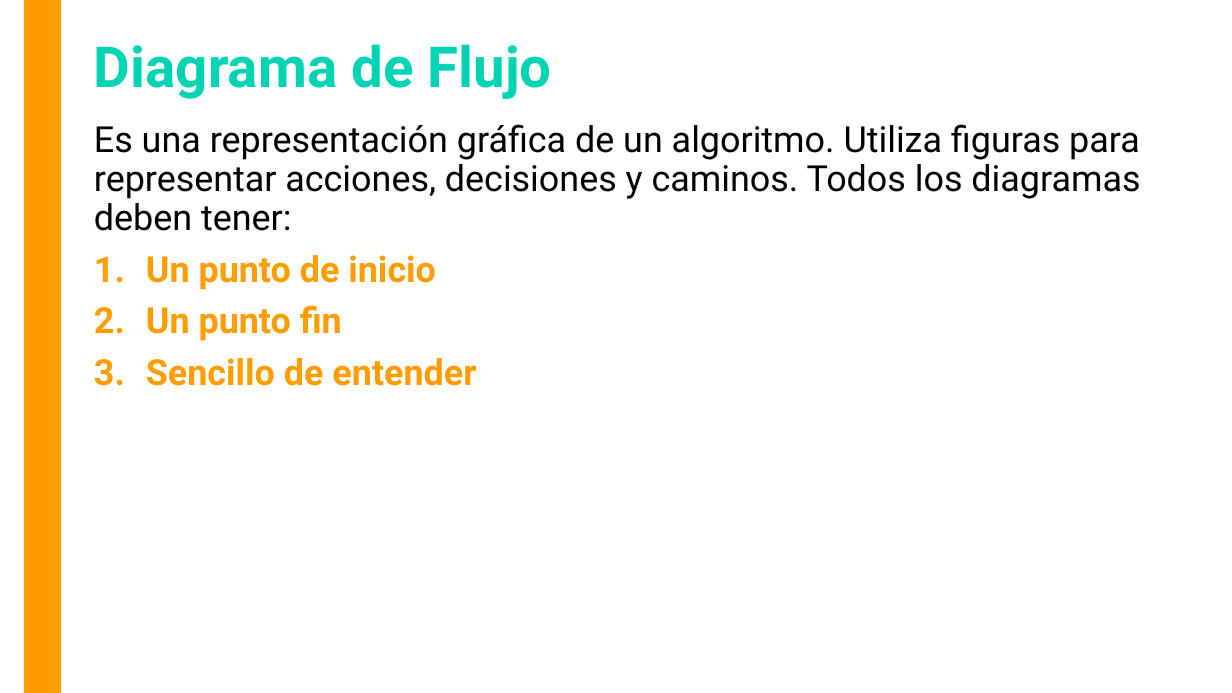
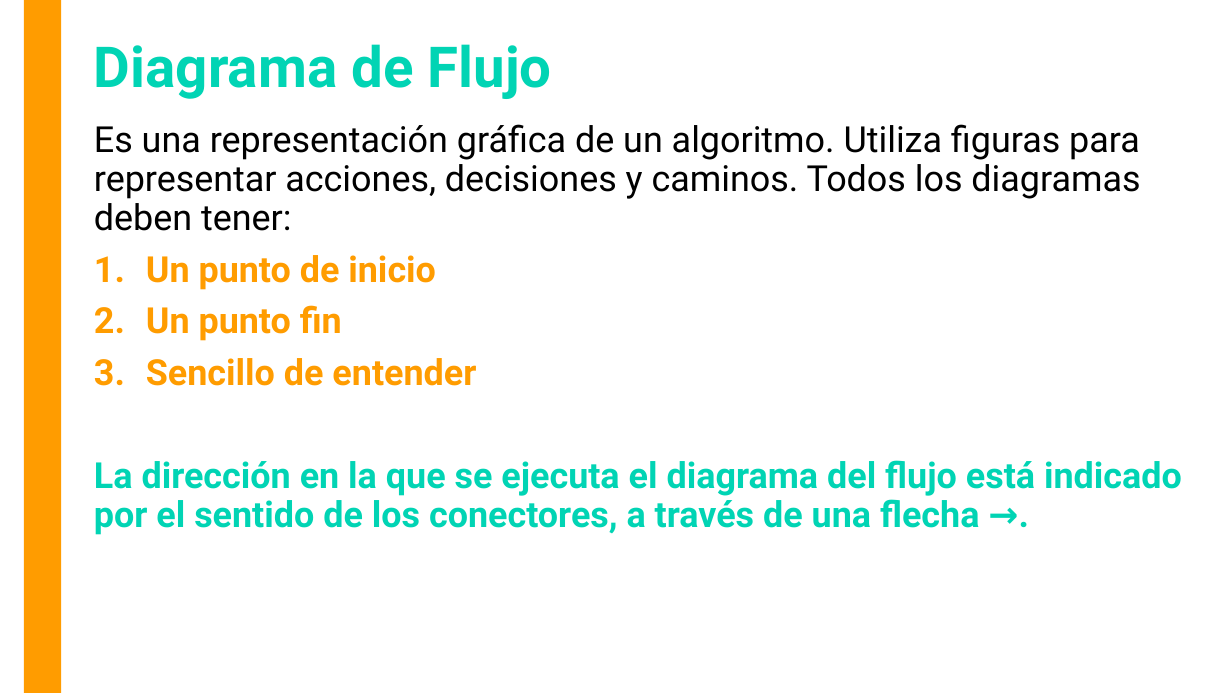
Before and after one commit to OMardil/INFO1_MOD4-Intro-a-Java, a slide deck: slide 19 of 01 Presentacion/INFO1_MOD4-Algoritmos_y_Diagramas.pptx. Drawn at 1232x693 pixels with LibreOffice and Linux fonts; fonts in the diff are those of the drawing. Boxes give left, top, right and bottom in pixels: in the first picture for what was removed or moved away, otherwise in the second. Text is boxed around its words. In the diff, an @@ line names an element or a change of style, - is before the commit and + after.

```diff
--- a/01 Presentacion/INFO1_MOD4-Algoritmos_y_Diagramas.pptx
+++ b/01 Presentacion/INFO1_MOD4-Algoritmos_y_Diagramas.pptx
@@ text at (x1=94, y1=460, x2=1182, y2=535): paragraph added @@
+La dirección en la que se ejecuta el diagrama del flujo está indicado por el sentido de los conectores, a través de una flecha →.
```
Also in this commit, not shown: 1 other slide changed, 6 slides added, 1 other file.
